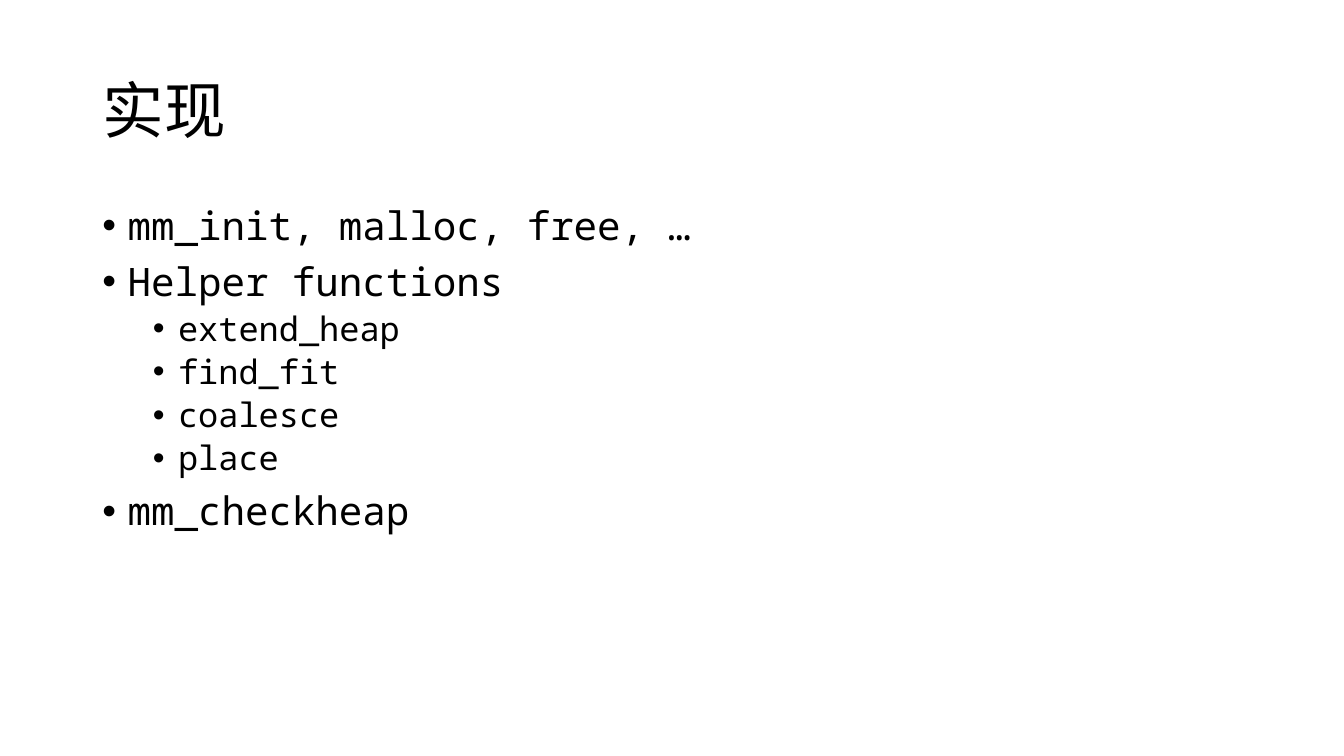
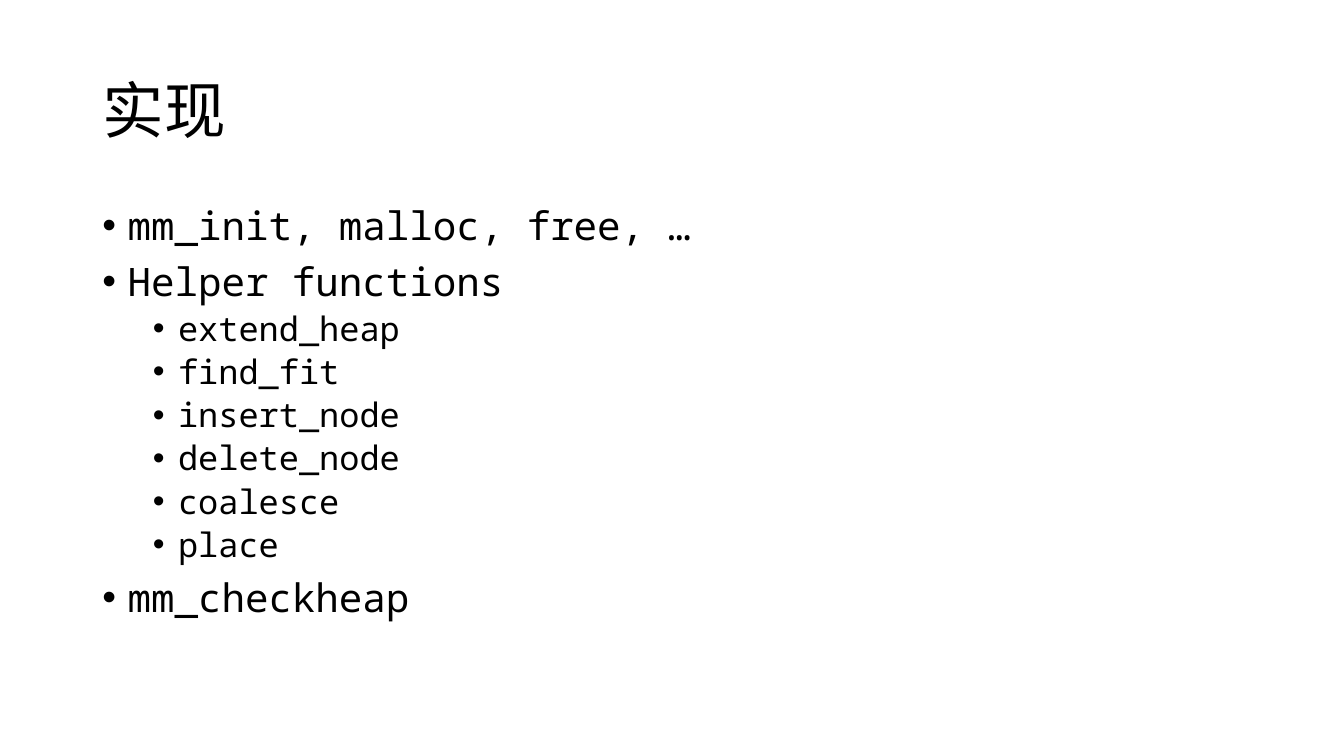
Before and after one commit to KrWriter/ics-recap, a slide deck: slide 7 of malloclab/final.pptx. Drawn at 1344x756 pixels with LibreOffice and Linux fonts; fonts in the diff are those of the drawing. Boxes give left, top, right and bottom in pixels: in the first picture for what was removed or moved away, otherwise in the second. Text is boxed around its words. In the diff, an @@ line names an element or a change of style, - is before the commit and + after.

```diff
--- a/malloclab/final.pptx
+++ b/malloclab/final.pptx
@@ text at [178, 401, 400, 476]: paragraphs added @@
+  • insert_node
+  • delete_node
```
Also in this commit, not shown: 1 other slide changed.
